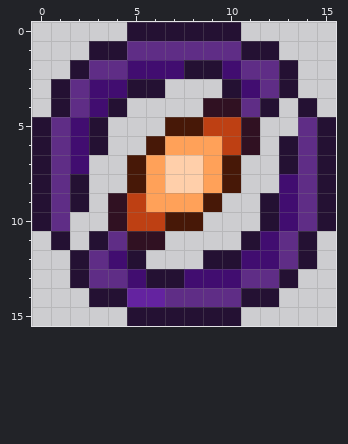
One commit to this pixel-art sprite: IDE/Icons/16x16.png. Above is the file before it was changed.
The file is 16x16 pixels.
The result:
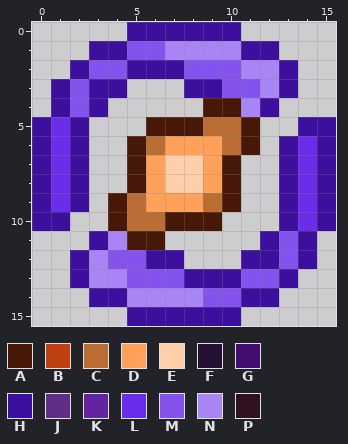
Palette (. is transparent): A #471807  B #be4013  C #ba6e33  D #ffa159  E #ffcfaa  F #241133  G #410d70  H #3c109c  J #5f2d86  K #6423a0  L #6a2eea  M #8453ee  N #a885f4  P #301122
Edits made:
@@ x 0..15 @@
- 0 .....FFFFFF.....
- 1 ...FFJJJJJJFF...
- 2 ..FJJGGGFFGJJF..
- 3 .FJGGFF...FGJF..
- 4 .FJGF....PPJF.F.
- 5 FJGF...AABBP..JF
- 6 FJGF..ADDDBP.FJF
- 7 FJG..ADEEDA..FJF
- 8 FJF..ADEEDA..GJF
- 9 FJF.PBDDDA..FGJF
-10 FJ..PBBAA...FGJF
-11 .F.FJPP....FGJF.
-12 ..FJGF...FFGGJF.
-13 ..FJJGFFGGGJJF..
-14 ...FFKKJJJJFF...
-15 .....FFFFFF.....
+ 0 .....HHHHHH.....
+ 1 ...HHMMNNNNHH...
+ 2 ..HMMHHHMMMNNH..
+ 3 .HMHH...HHMMNH..
+ 4 .HMH.....AANH...
+ 5 HLH...AAACCA..HH
+ 6 HLH..ACDDDCA.HLH
+ 7 HLH..ADEEDA..HLH
+ 8 HLH..ADEEDA..HLH
+ 9 HLH.ACDDDCA..HLH
+10 HH..ACCAAA...HLH
+11 ...HNAA.....HMH.
+12 ..HNMMHH...HHMH.
+13 ..HNNMMMHHHMMH..
+14 ...HHNNNNMMHH...
+15 .....HHHHHH.....
Pixel boxes of the changes (left, top, right, bottom) in both pictures:
changed: (32, 22, 336, 326)
